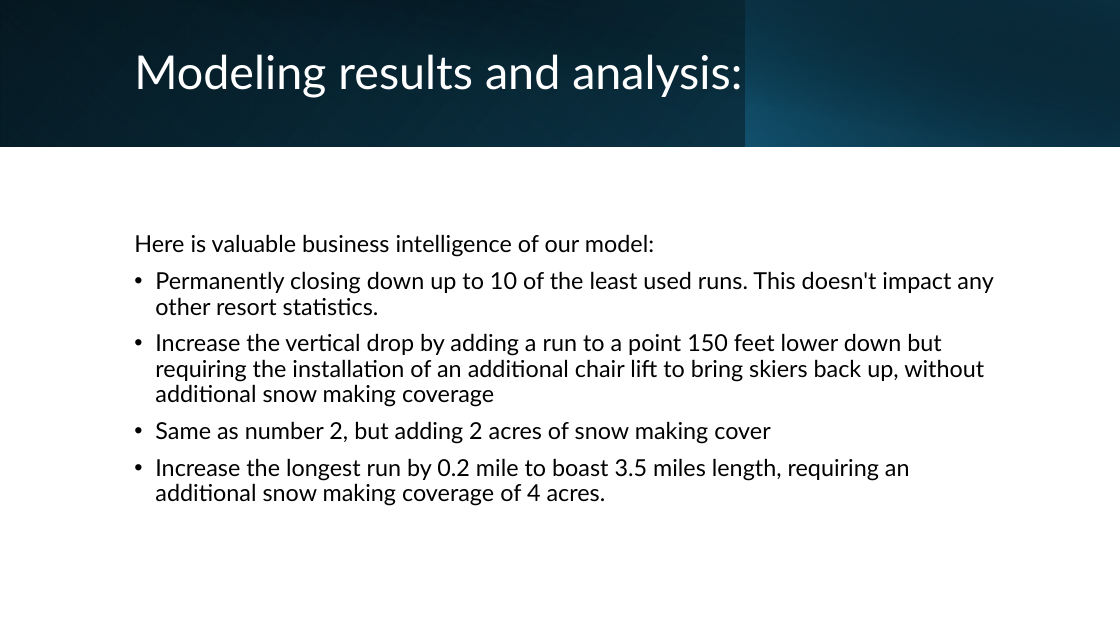
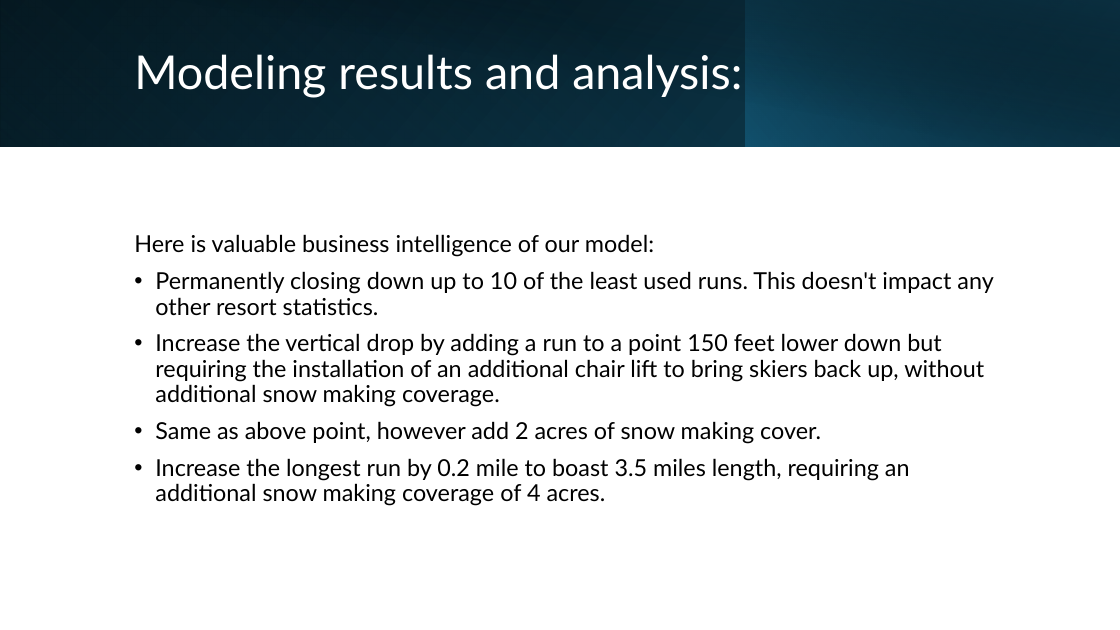
Before and after one commit to npandey472/DataScienceGuidedCapstone, a slide deck: slide 5 of Guided Capstone Presentation - for the Executive Team.pptx. Drawn at 1120x630 pixels with LibreOffice and Linux fonts; fonts in the diff are those of the drawing. Boxes give left, top, right and bottom in pixels: in the first picture for what was removed or moved away, otherwise in the second. Text is boxed around its words. In the diff, an @@ line names an element or a change of style, - is before the commit and + after.

```diff
--- a/Guided Capstone Presentation - for the Executive Team.pptx
+++ b/Guided Capstone Presentation - for the Executive Team.pptx
@@ text at box(155, 333, 984, 444): text changed @@
-• Increase the vertical drop by adding a run to a point 150 feet lower down but requiring the installation of an additional chair lift to bring skiers back up, without additional snow making coverage
-• Same as number 2, but adding 2 acres of snow making cover
+• Increase the vertical drop by adding a run to a point 150 feet lower down but requiring the installation of an additional chair lift to bring skiers back up, without additional snow making coverage.
+• Same as above point, however add 2 acres of snow making cover.
```
Also in this commit, not shown: 1 other slide changed.
